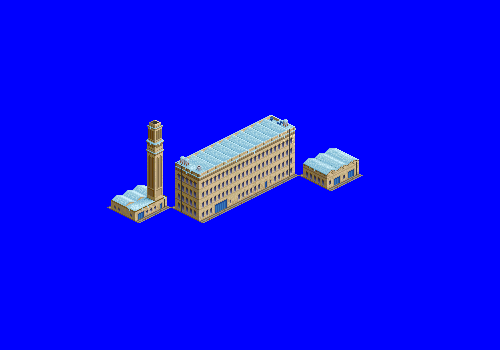
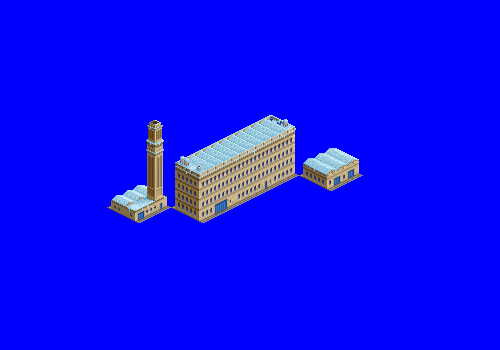
Comparing the layer stacks of the two 500 × 350 images. Changes:
painted on "warehouse" (2nd of 2, in "warehouse") over [left=303, top=160, right=359, bottom=188]
painted on "chimney" over [left=147, top=120, right=163, bottom=197]
painted on "boilerhouse" (2nd of 2, in "boilerhouse") over [left=111, top=186, right=167, bottom=221]
painted on "mill building" over [left=175, top=116, right=295, bottom=219]
removed layer "tile cobble copy 2" from group "mill" over [left=235, top=160, right=295, bottom=191]
painted on "tile cobble copy" over [left=175, top=160, right=295, bottom=219]
removed layer "tile cobble" (3rd of 3, in "mill") from group "mill" over [left=175, top=192, right=235, bottom=219]
